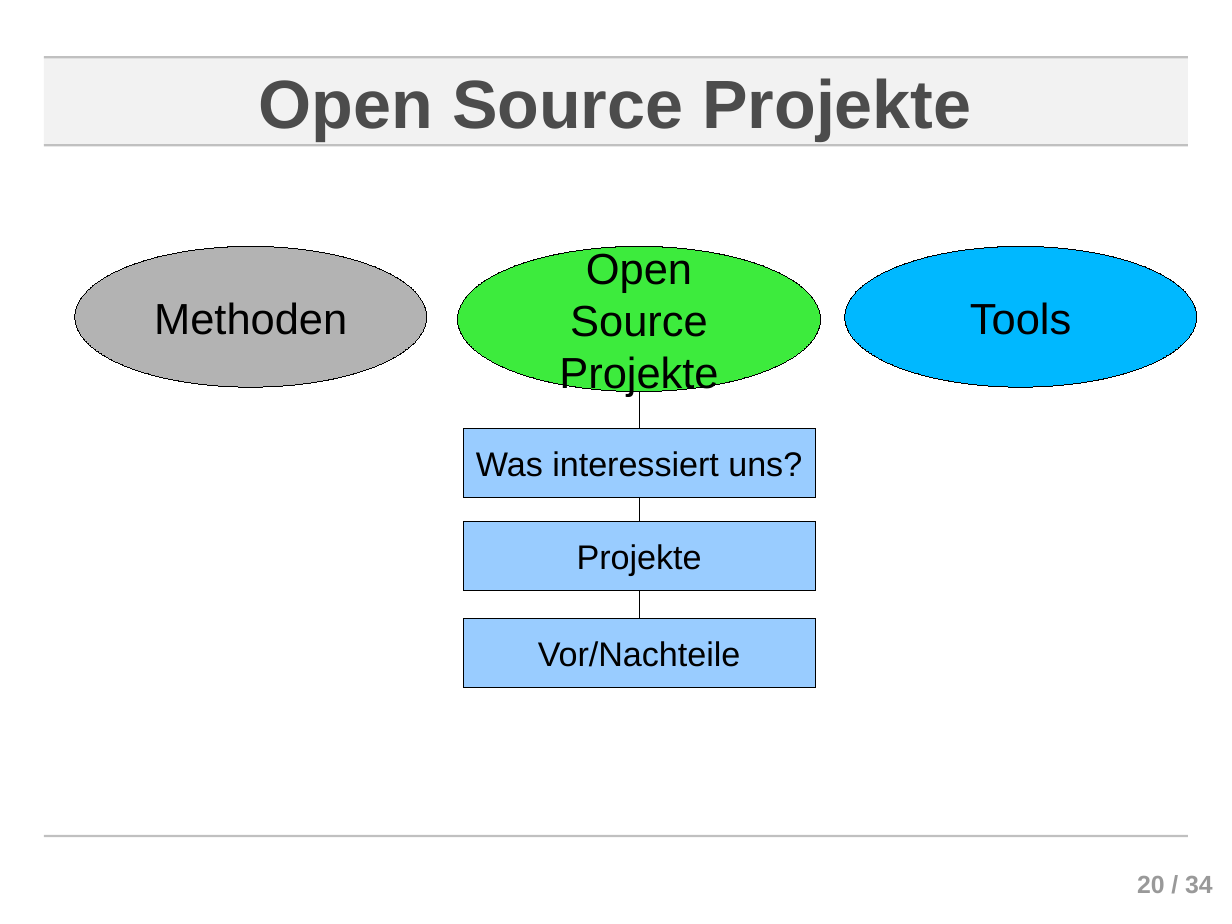
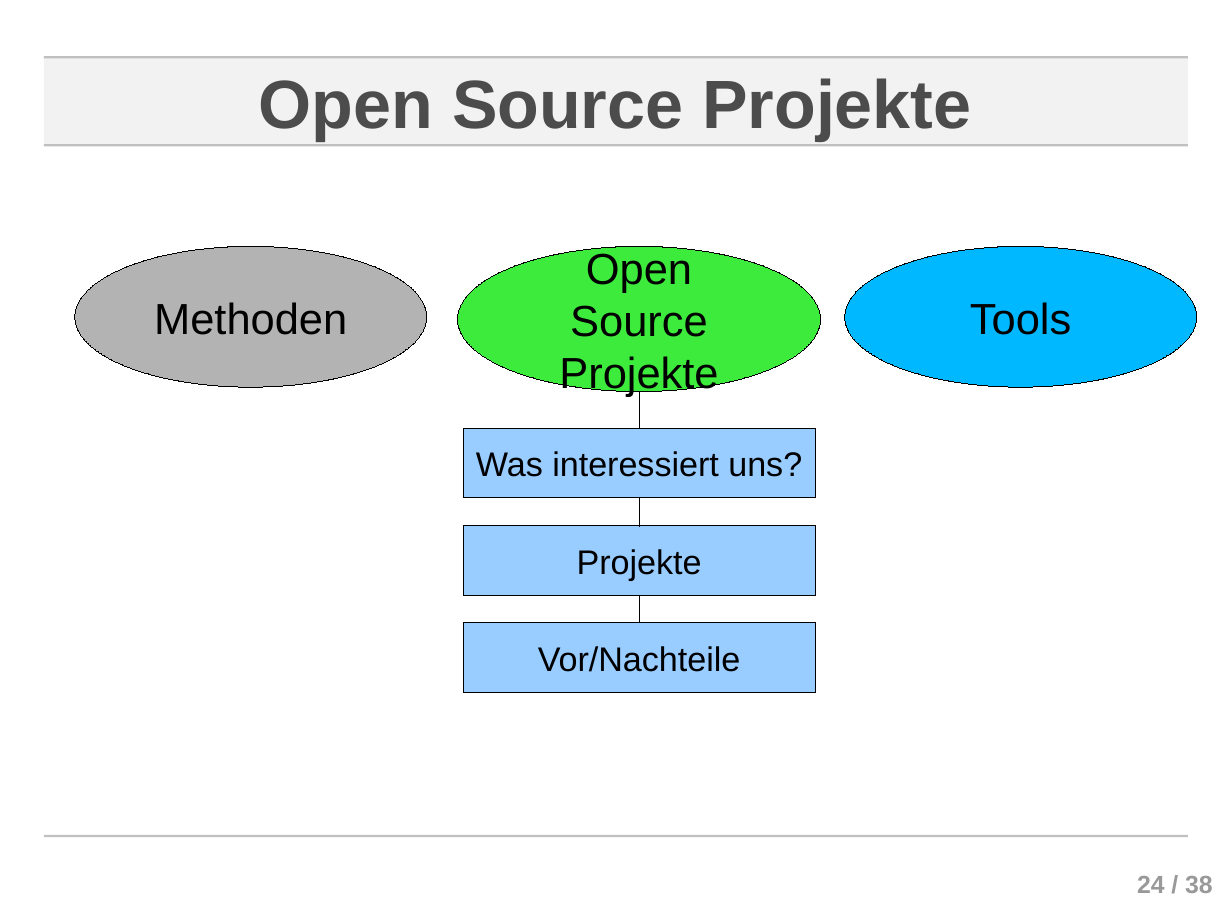
Before and after one commit to ChornHulio/sweSeminar, a slide deck: slide 24 of presentation/Agile Softwareentwicklung.odp (slide 20 before the commit). Drawn at 1232x924 pixels with LibreOffice and Linux fonts; fonts in the diff are those of the drawing; background and template pictures are left out. Boxes give left, top, right and bottom in pixels: in the first picture for what was removed or moved away, otherwise in the second. Text is boxed around its words. In the diff, an @@ line names an element or a change of style, - is before the commit and + after.

```diff
--- a/presentation/Agile Softwareentwicklung.odp
+++ b/presentation/Agile Softwareentwicklung.odp
@@ elbow line moved from (639, 522) - (639, 497) to (639, 527) - (639, 497) @@
@@ 2 rectangles, 1 elbow line: place and size @@
-2 rectangles, 1 elbow line at (464, 522, 816, 688)
+2 rectangles, 1 elbow line at (464, 527, 816, 692)
@@ page number at (1137, 876, 1213, 893): text changed @@
-20 / 34
+24 / 38
```
Also in this commit, not shown: 3 other slides changed, 4 slides added.
